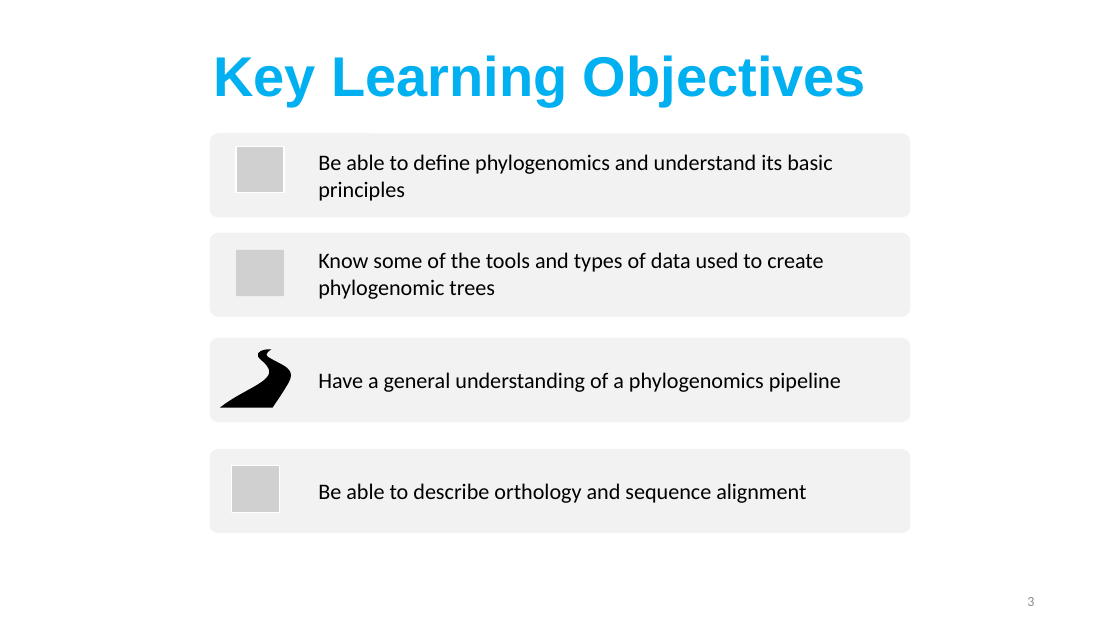
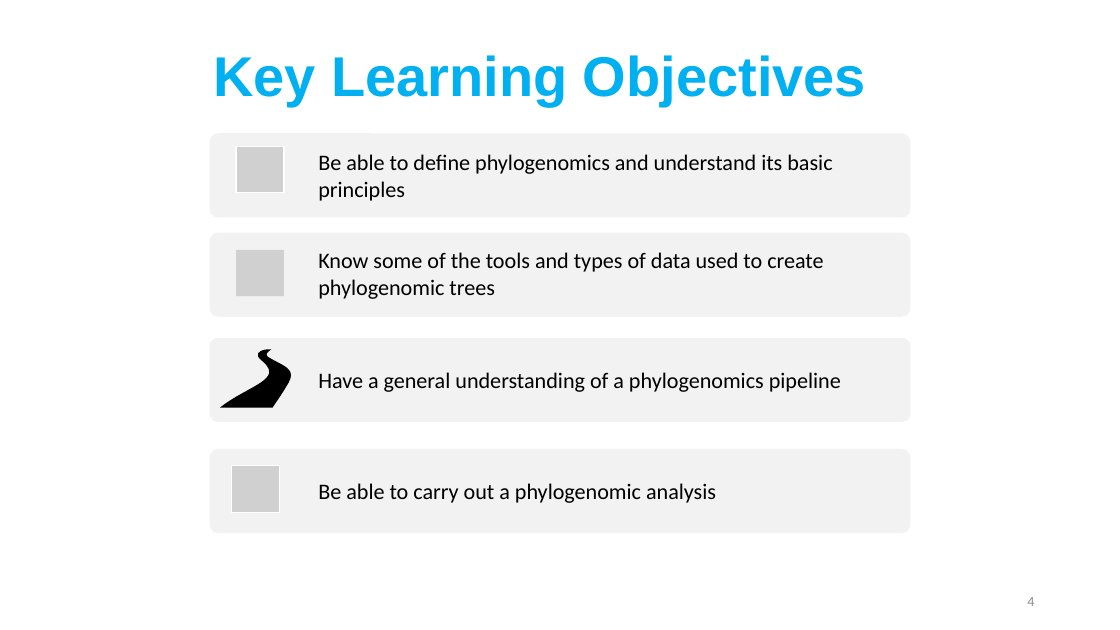
Before and after one commit to DAWGPSU/DAWG_workshop, a slide deck: slide 4 of SP24_09FEB24_Phylogenomics/slides/Phylogenomics_Slides_DAWG_SP24.pptx (slide 3 before the commit). Drawn at 1120x630 pixels with LibreOffice and Linux fonts; fonts in the diff are those of the drawing; grey boxes stand for pictures. Boxes give left, top, right and bottom in pixels: in the first picture for what was removed or moved away, otherwise in the second. Text is boxed around its words. In the diff, an @@ line names an element or a change of style, - is before the commit and + after.

```diff
--- a/SP24_09FEB24_Phylogenomics/slides/Phylogenomics_Slides_DAWG_SP24.pptx
+++ b/SP24_09FEB24_Phylogenomics/slides/Phylogenomics_Slides_DAWG_SP24.pptx
@@ text at [318,483,716,503]: text changed @@
-Be able to describe orthology and sequence alignment
+Be able to carry out a phylogenomic analysis
@@ page number at [1027,597,1034,606]: text changed @@
-3
+4
```
Also in this commit, not shown: 7 other slides changed, 2 slides added, 1 slide removed.
